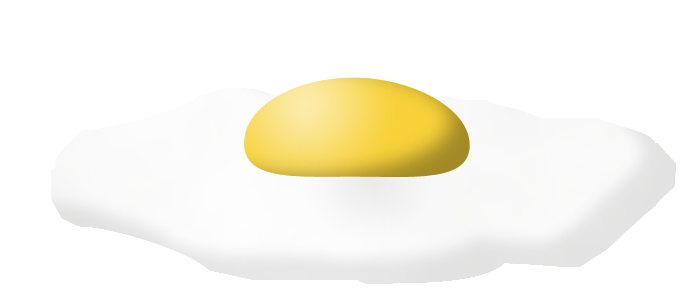
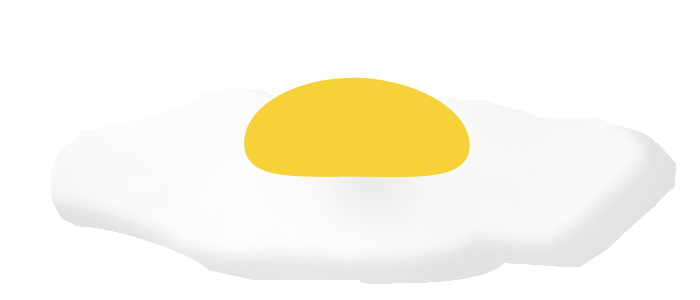
Layers edited between the first and the second w=700, h=300 image:
hid "Light" over [244, 77, 398, 177]
hid "DropShadow" over [244, 77, 470, 177]
hid "Noise" over [244, 77, 470, 177]
